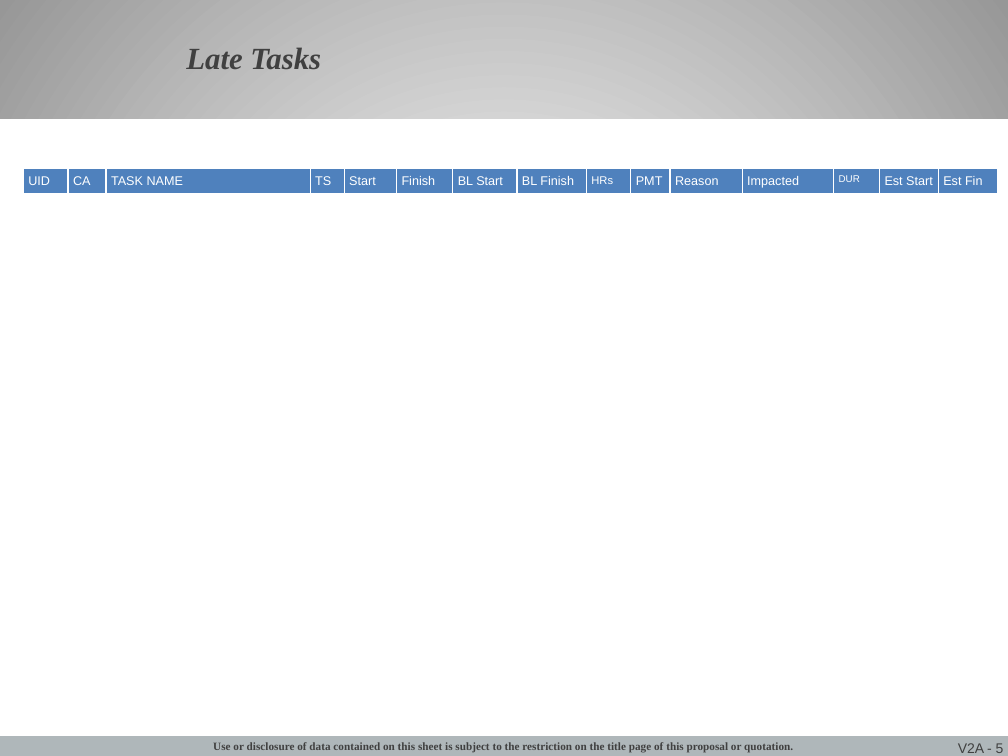
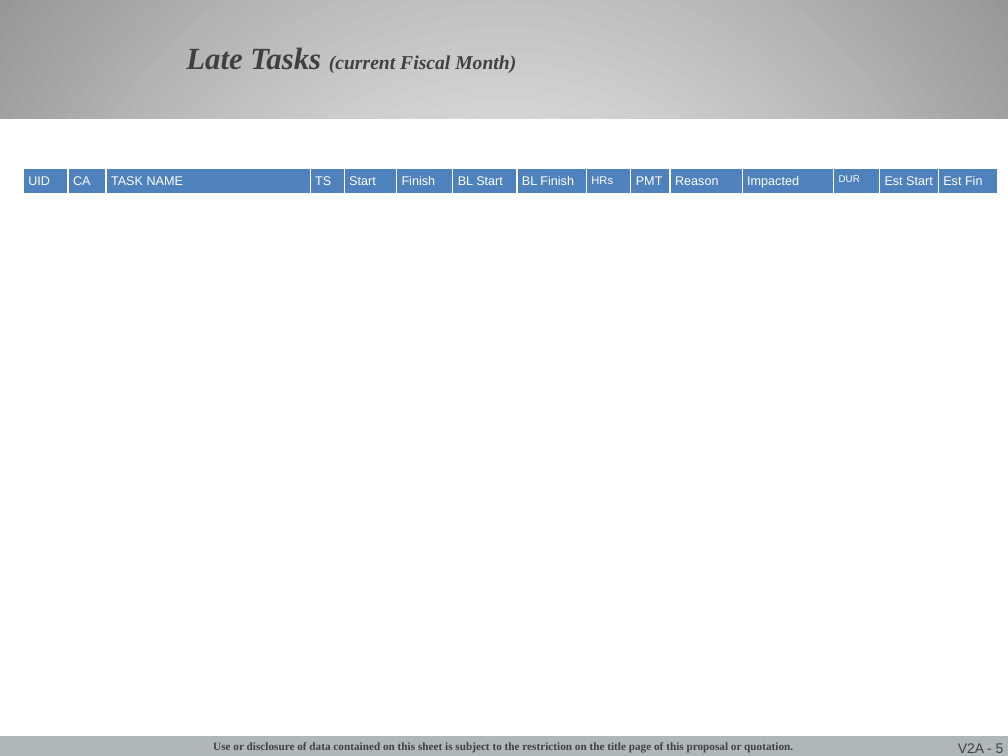
Before and after one commit to jgoodso2/PMMP, a slide deck: slide 5 of PMMPresentation/Modules/Templates/PMM Template.pptx. Drawn at 1008x756 pixels with LibreOffice and Linux fonts; fonts in the diff are those of the drawing; background and template pictures are left out. Boxes give left, top, right and bottom in pixels: in the first picture for what was removed or moved away, otherwise in the second. Text is boxed around its words. In the diff, an @@ line names an element or a change of style, - is before the commit and + after.

Commit message:
Late Task business rules revisited and Finish date issue in Driving Path slide grid fixed

```diff
--- a/PMMPresentation/Modules/Templates/PMM Template.pptx
+++ b/PMMPresentation/Modules/Templates/PMM Template.pptx
@@ title at [186, 47, 516, 73]: text changed; size 22 to 14 pt @@
-Late Tasks
+Late Tasks (current Fiscal Month)
```
Also in this commit, not shown: 4 other slides changed, 37 other files.
